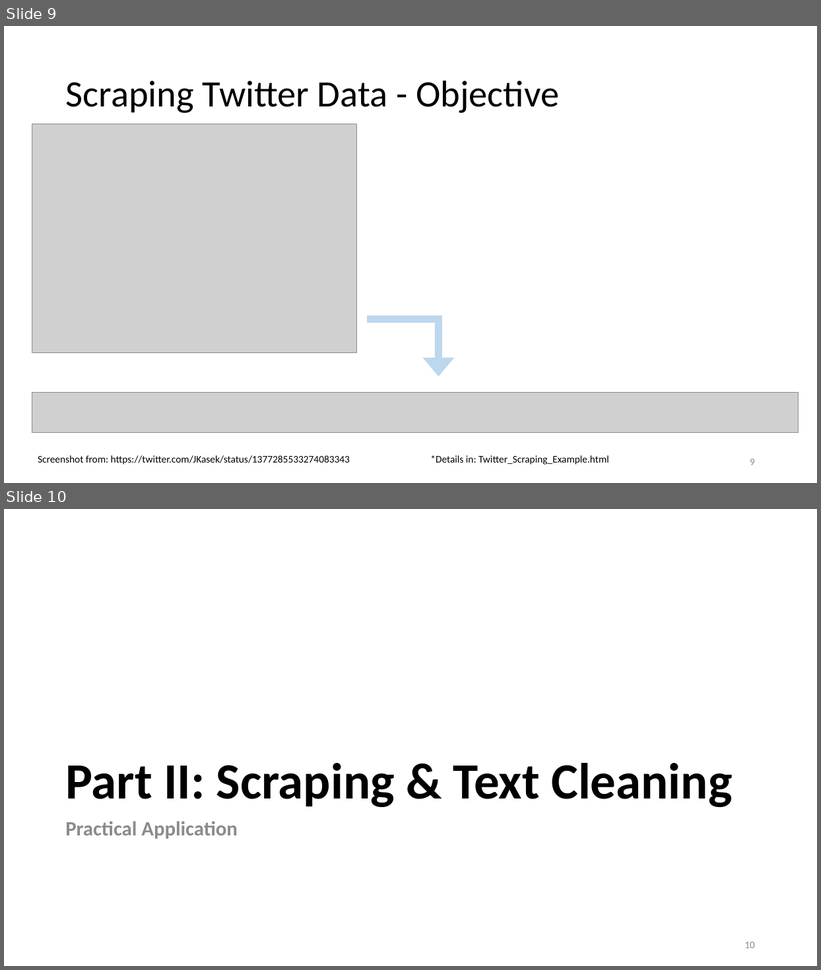
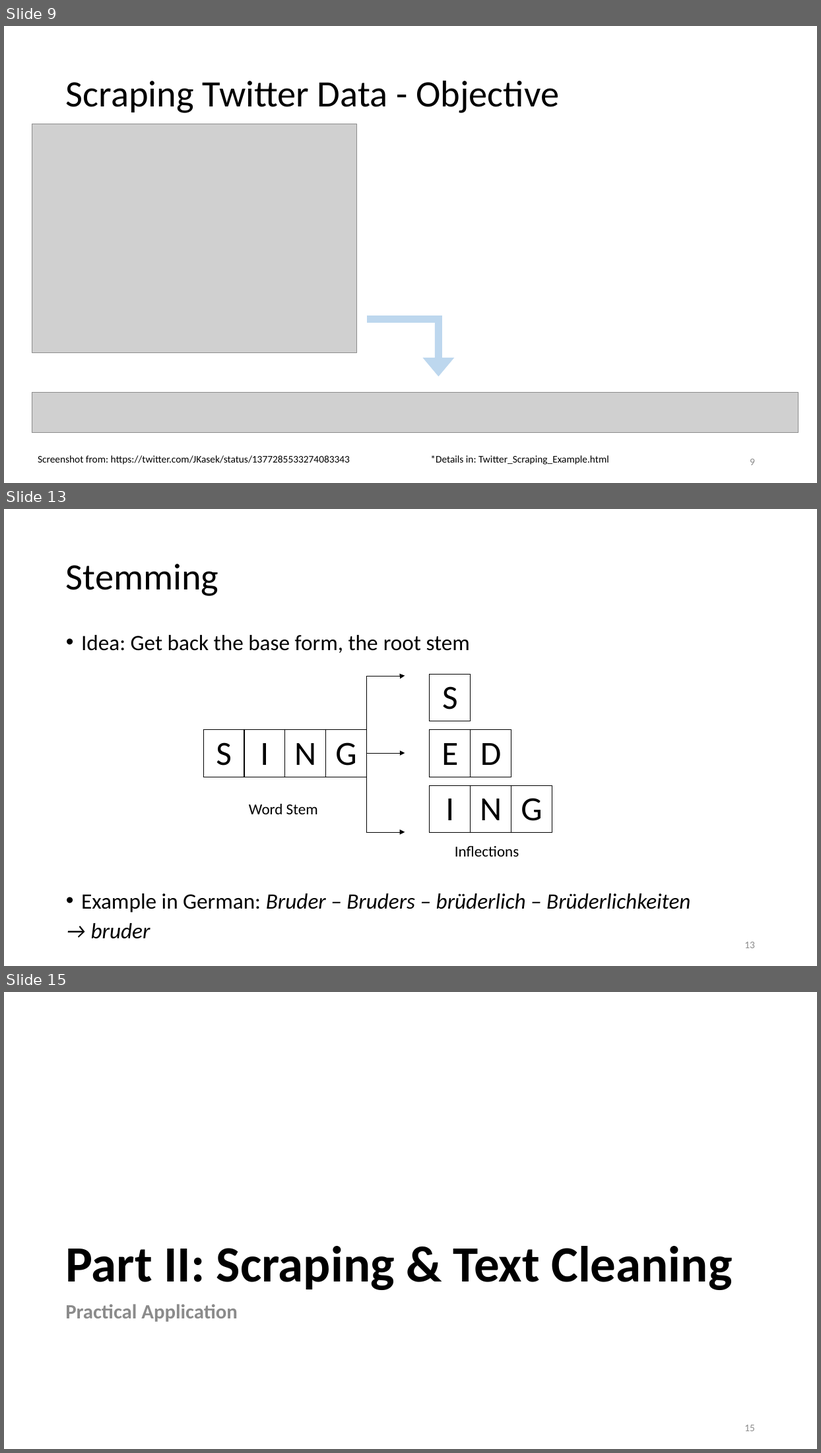
Before and after one commit to lisa-wm/consulting, a slide deck: 5_seminar/Contents_Part_02/Präsentation_Teil2.pptx. Shown one above the other, each under a label of ours: slides 9 and 10 before the commit, slides 9, 13 and 15 after it; the slides between them are not shown. The pictures are 821x970 and 821x1453 pixels, drawn with LibreOffice and Linux fonts; fonts in the diff are those of the drawing; grey boxes stand for pictures. Boxes give left, top, right and bottom in pixels: in the first picture for what was removed or moved away, otherwise in the second. Text is boxed around its words. In the diff, an @@ line names an element or a change of style, - is before the commit and + after.

```diff
--- a/5_seminar/Contents_Part_02/Präsentation_Teil2.pptx
+++ b/5_seminar/Contents_Part_02/Präsentation_Teil2.pptx
@@ slide 13 added at box(4, 509, 817, 966), background #FFFFFF @@
@@ title added at box(66, 564, 219, 596), 44 pt, text #000000 @@
+Stemming
@@ text added at box(81, 635, 690, 939), 25.9 pt, text #000000 @@
+• Idea: Get back the base form, the root stem
+• Example in German: Bruder – Bruders – brüderlich – Brüderlichkeiten
+→ bruder
@@ elbow arrow added from (367, 730) to (405, 676), #000000 0.5 pt @@
@@ table added at box(430, 674, 471, 722), 1 rows, 1 columns @@
+S
@@ table added at box(203, 730, 367, 777), 1 rows, 4 columns @@
+S | I | N | G
@@ table added at box(430, 730, 512, 777), 1 rows, 2 columns @@
+E | D
@@ elbow arrow added from (367, 753) to (405, 832), #000000 0.5 pt @@
@@ arrow added from (367, 753) to (405, 753), #000000 0.5 pt @@
@@ text added at box(249, 804, 318, 815), 18 pt, text #000000 @@
+Word Stem
@@ table added at box(430, 786, 552, 833), 1 rows, 3 columns @@
+I | N | G
@@ text added at box(455, 846, 519, 857), 18 pt, text #000000 @@
+Inflections
@@ page number added at box(745, 942, 755, 949), 12 pt, text #8C8C8C @@
+13
@@ what was slide 10 is now slide 15 @@
@@ page number at box(745, 1425, 755, 1432): text changed @@
-10
+15
```
Also in this commit, not shown: 6 slides changed, 4 other slides added, 4 other files.
